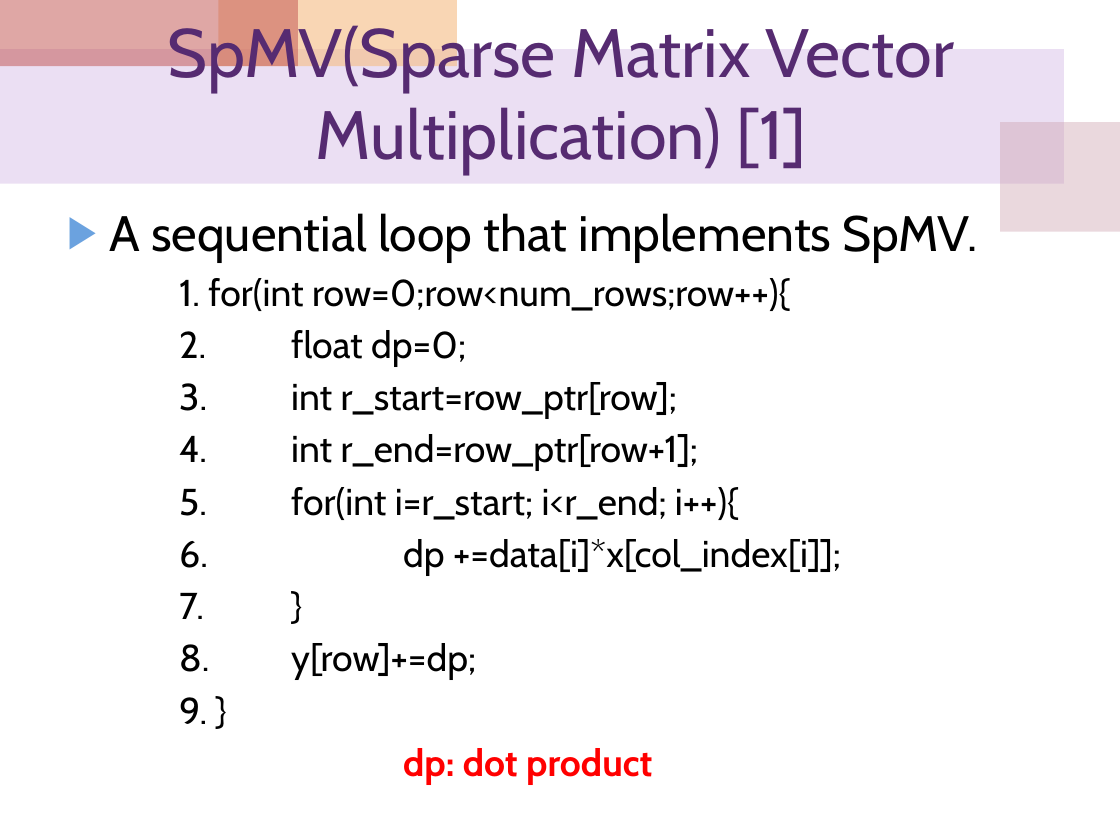
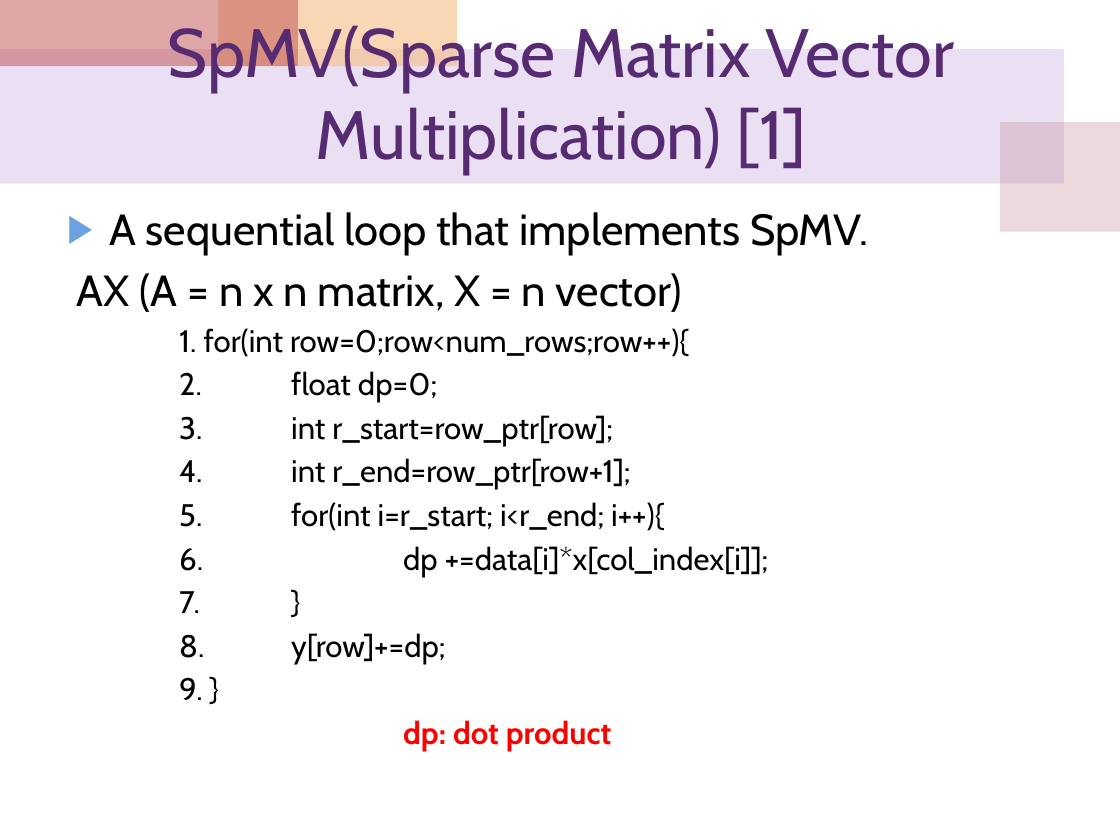
Before and after one commit to cocojk/major, a slide deck: slide 9 of gpu/EE817 Lecture 13 Sparse Matrix-Vector Multiplication.pptx. Drawn at 1120x840 pixels with LibreOffice and Linux fonts; fonts in the diff are those of the drawing. Boxes give left, top, right and bottom in pixels: in the first picture for what was removed or moved away, otherwise in the second. Text is boxed around its words. In the diff, an @@ line names an element or a change of style, - is before the commit and + after.

```diff
--- a/gpu/EE817 Lecture 13 Sparse Matrix-Vector Multiplication.pptx
+++ b/gpu/EE817 Lecture 13 Sparse Matrix-Vector Multiplication.pptx
@@ text at (109,212,868,751): size 32 to 28 pt in "A sequential loop that implements SpMV."; size 24 to 20 pt in "1. for(int row=0;row<num_rows;row++){", "2. float dp=0;", "3. int r_start=row_ptr[row];", "4. int r_end=row_ptr[row+1];" and 6 more places @@
@@ text at (77,273,682,312): paragraph added @@
+AX (A = n x n matrix, X = n vector)
```
Also in this commit, not shown: 6 other slides changed, 28 other files.
